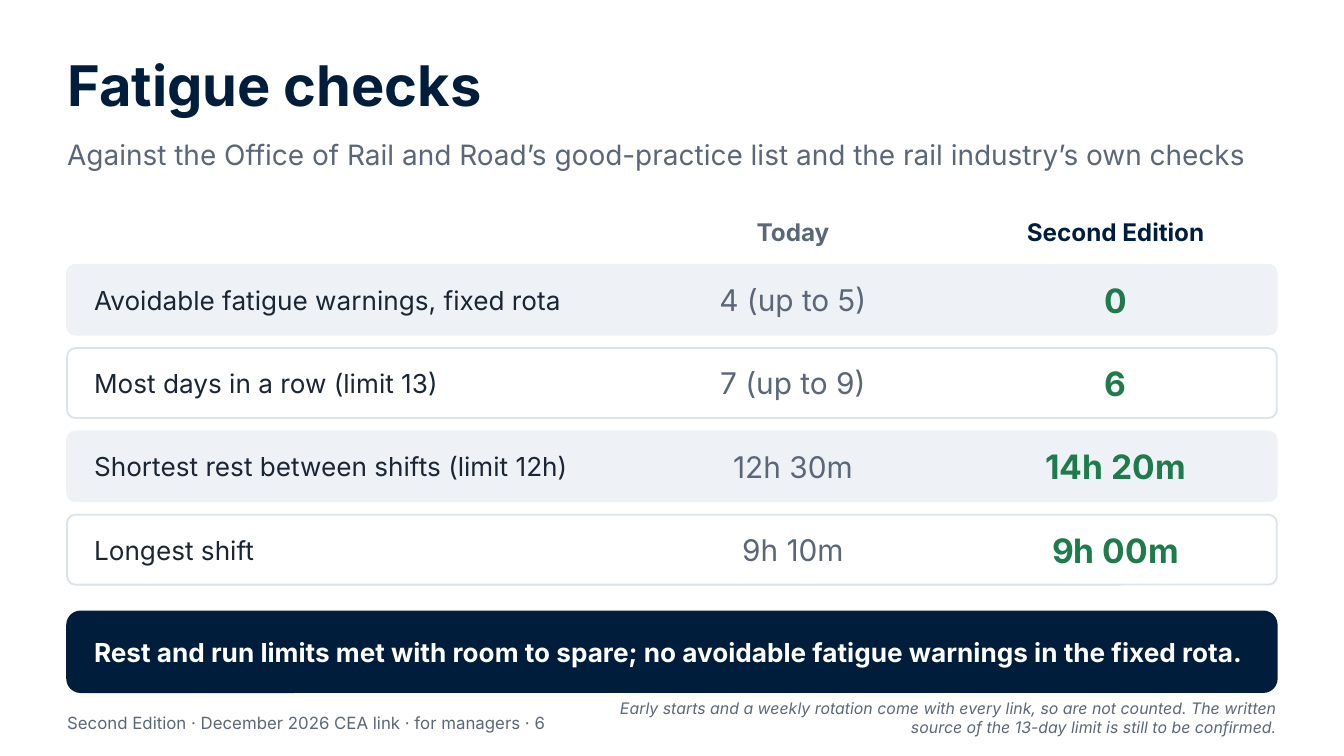
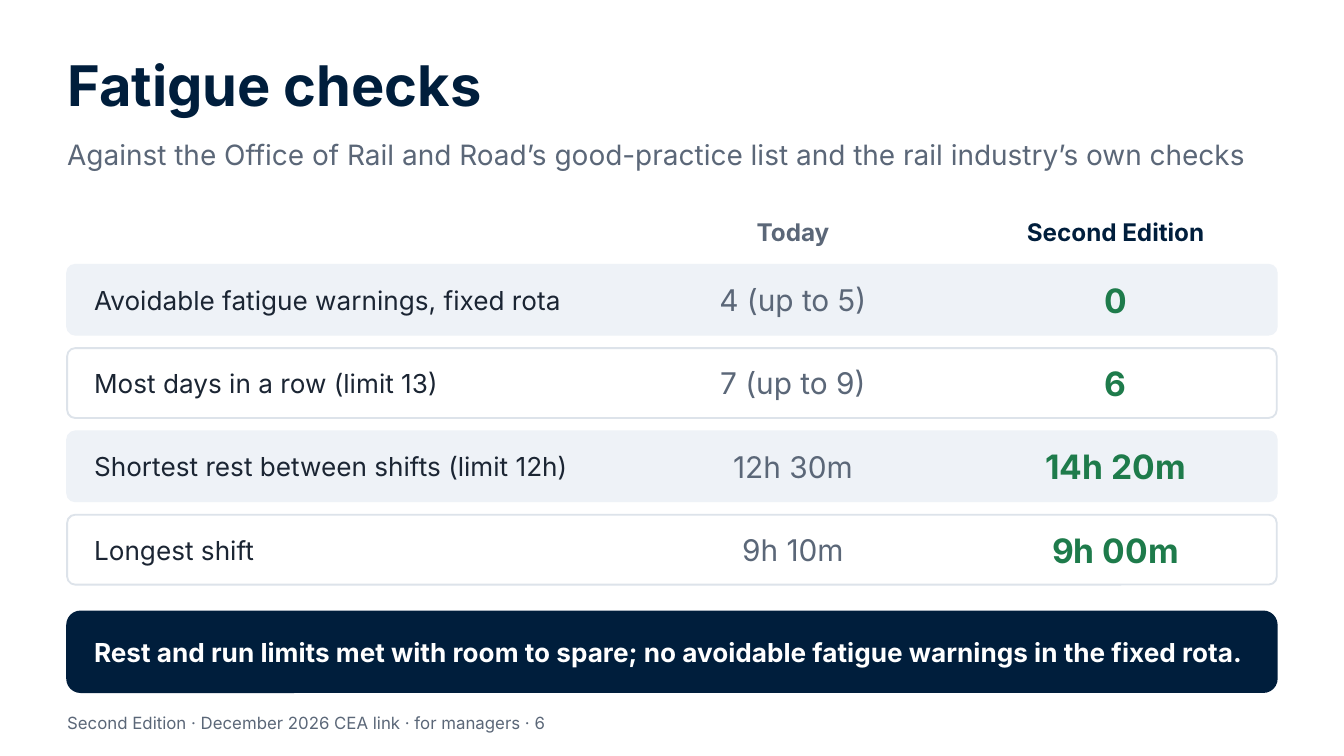
Before and after one commit to Garethdavidmiller/roster-app, a slide deck: slide 6 of docs/links-26/presentations/Second-Edition-for-managers.pptx. Drawn at 1344x756 pixels with LibreOffice and Linux fonts; fonts in the diff are those of the drawing. Boxes give left, top, right and bottom in pixels: in the first picture for what was removed or moved away, otherwise in the second. Text is boxed around its words. In the diff, an @@ line names an element or a change of style, - is before the commit and + after.

```diff
--- a/docs/links-26/presentations/Second-Edition-for-managers.pptx
+++ b/docs/links-26/presentations/Second-Edition-for-managers.pptx
@@ text removed at box(620, 702, 1276, 737) @@
-Early starts and a weekly rotation come with every link, so are not counted. The written source of the 13-day limit is still to be confirmed.
```
Also in this commit, not shown: 2 other slides changed, 23 other files.
